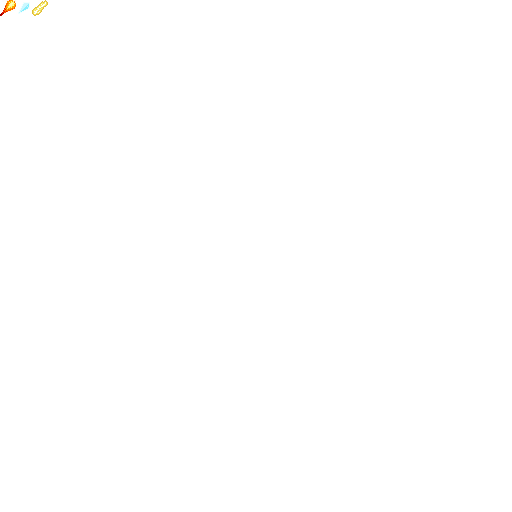
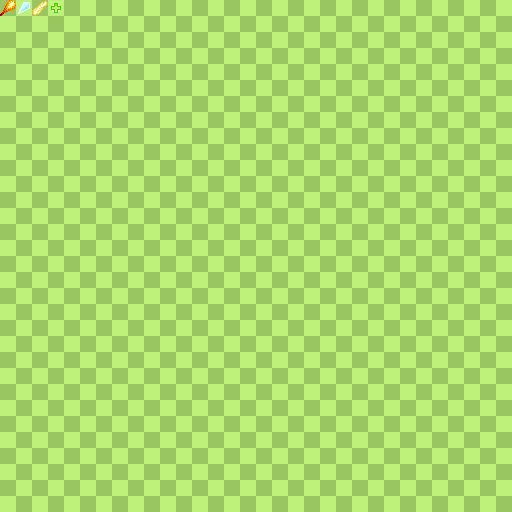
Revision of a layered 512×512 image; what changed, layer by layer:
painted on "Background" over [2, 0, 61, 16]
showed "bg.png" over [0, 0, 512, 512]
